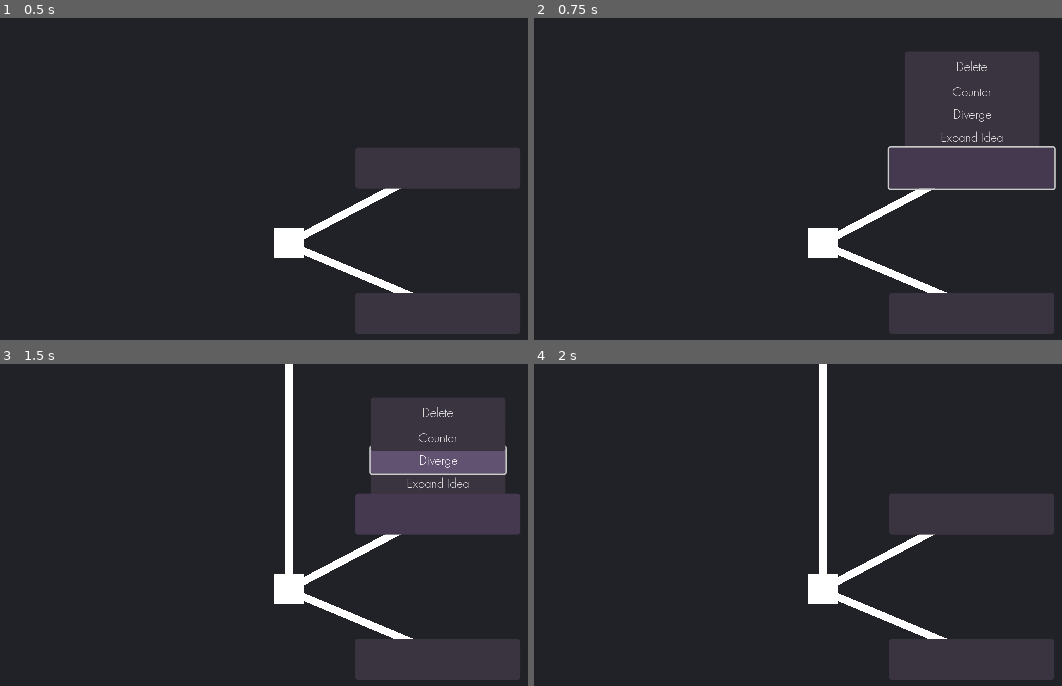
Above: before the commit, frames 1-4 (two rows, left to right).
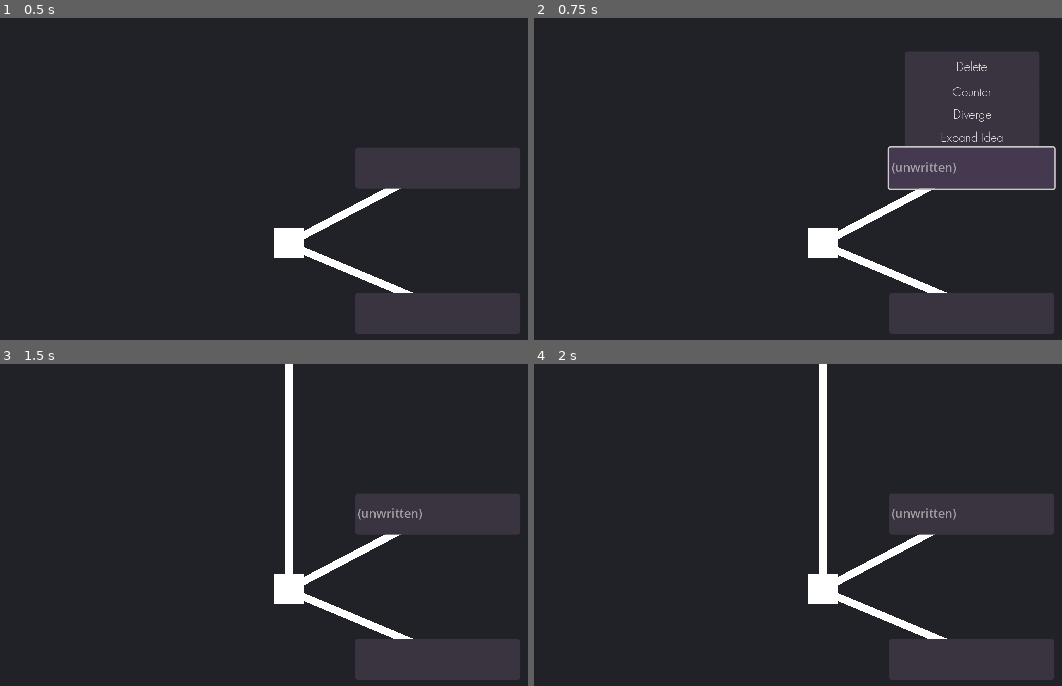
Above: after the commit, the same moments.

Repository: eqgy/understandingtree
Game: Godot game, scene res://understanding tree.tscn
The game is run twice, just before and just after one commit, with the same random seed, the same clock (stepped at 60 frames per second) and the same inputs.
Inputs (mouse positions are in pixels of both pictures, inside the frame that each line leads up to):
- Up to frame 1 (0.5 s): no input
- Up to frame 2 (0.75 s): click (972, 169) at 0.5 s
- Up to frame 3 (1.5 s): click "Diverge" at 1.25 s
- Up to frame 4 (2 s): no input

Frame 1 is identical in both runs. In frame 2, 0.1% of the frame differs, in the area x 67-80%, y 44-49%; in frame 3, 7.7%, in the area x 67-97%, y 10-49%; in frame 4, 0.1%.

Commit message:
button line edit fixing

Diff:
--- a/application iterations/iteration 1/a node.tscn
+++ b/application iterations/iteration 1/a node.tscn
@@ -9,6 +9,15 @@
 [sub_resource type="Curve" id="Curve_ottr0"]
 _data = [Vector2(0, 1), 0.0, 0.0, 0, 0, Vector2(1, 1), 0.0, 0.0, 0, 0]
 point_count = 2
+
+[sub_resource type="StyleBoxEmpty" id="StyleBoxEmpty_ssval"]
+
+[sub_resource type="StyleBoxEmpty" id="StyleBoxEmpty_qutsx"]
+
+[sub_resource type="Theme" id="Theme_pyf3n"]
+LineEdit/styles/focus = SubResource("StyleBoxEmpty_ssval")
+LineEdit/styles/normal = SubResource("StyleBoxEmpty_qutsx")
+LineEdit/styles/read_only = null
 
 [node name="node1" type="Node2D"]
 texture_filter = 3
@@ -90,6 +99,18 @@
 text = "Delete"
 script = ExtResource("5_iskqk")
 
+[node name="LineEdit" type="LineEdit" parent="solution"]
+visible = false
+layout_mode = 0
+offset_left = 3.0
+offset_top = 2.0
+offset_right = 218.0
+offset_bottom = 51.0
+theme = SubResource("Theme_pyf3n")
+placeholder_text = "(unwritten)"
+clear_button_enabled = true
+drag_and_drop_selection_enabled = false
+
 [node name="problem" type="Button" parent="."]
 z_index = 2
 texture_filter = 5
@@ -183,6 +204,7 @@
 
 [node name="Polygon2D" type="Polygon2D" parent="."]
 
+[connection signal="pressed" from="solution" to="solution" method="_on_pressed"]
 [connection signal="toggled" from="solution" to="solution" method="_on_toggled"]
 [connection signal="toggled" from="solution" to="solution/Expand Idea" method="_on_button_toggled"]
 [connection signal="toggled" from="solution" to="solution/Divergent Idea" method="_on_button_toggled"]
--- a/application iterations/iteration 1/leaf.gd
+++ b/application iterations/iteration 1/leaf.gd
@@ -1,6 +1,6 @@
 extends Button
 
-
+var text_retainer
 # Called when the node enters the scene tree for the first time.
 func _ready():
 	pass # Replace with function body.
@@ -8,9 +8,32 @@
 func _input(event):
 	if button_pressed == true:
 		if event is InputEventMouseButton and event.pressed:
-			await get_tree().create_timer(.5).timeout
+			await get_tree().create_timer(.1).timeout
 			emit_signal("toggled", button_pressed)
 			button_pressed = false
+		if Input.is_action_pressed("enter"):
+			text = $LineEdit.text
+			$LineEdit.visible = false
+			print('eneter
+			')
 # Called every frame. 'delta' is the elapsed time since the previous frame.
 func _process(delta):
+	if button_pressed == true:
+		text_retainer = text
+		text = ""
 	pass
+
+
+
+
+
+func _on_pressed():
+	if button_pressed == true:
+		text_retainer = text
+		text = ""
+		$LineEdit.text = text_retainer
+		$LineEdit.visible = true
+	if button_pressed == false:
+
+		$LineEdit.text = text
+	pass # Replace with function body.
--- a/application iterations/iteration 1/project.godot
+++ b/application iterations/iteration 1/project.godot
@@ -46,3 +46,8 @@
 , Object(InputEventKey,"resource_local_to_scene":false,"resource_name":"","device":-1,"window_id":0,"alt_pressed":false …(186 unchanged characters)…
 ]
 }
+enter={
+"deadzone": 0.5,
+"events": [Object(InputEventKey,"resource_local_to_scene":false,"resource_name":"","device":-1,"window_id":0,"alt_pressed":false,"shift_pressed":false,"ctrl_pressed":false,"meta_pressed":false,"pressed":false,"keycode":0,"physical_keycode":4194309,"key_label":0,"unicode":0,"location":0,"echo":false,"script":null)
+]
+}
Not shown: 1 places in application iterations/iteration 1/a node.tscn that only renumber resources
